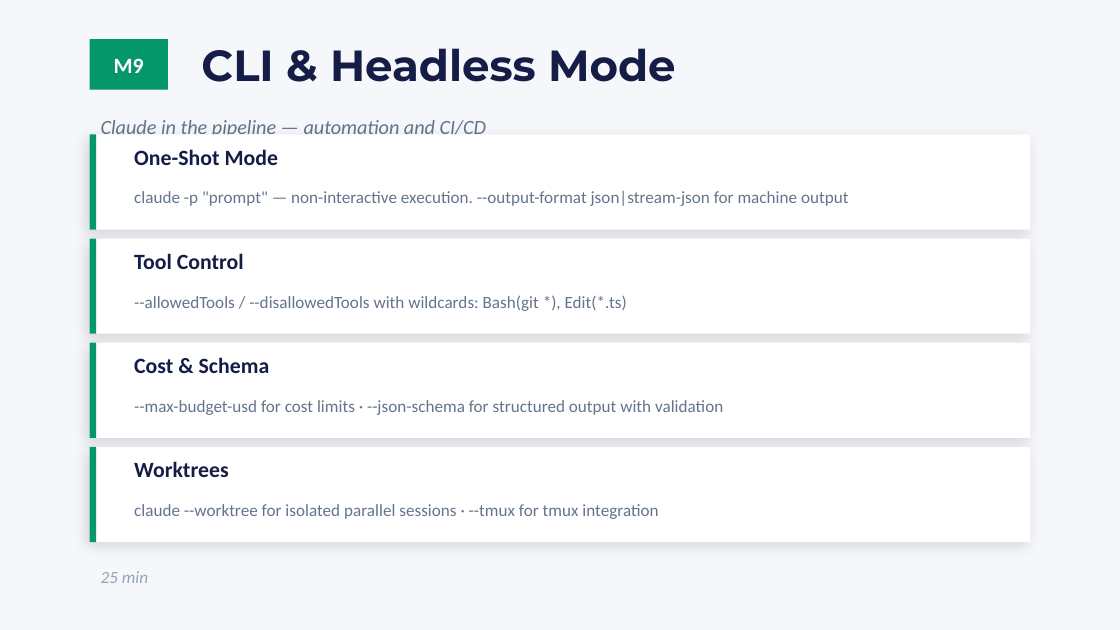
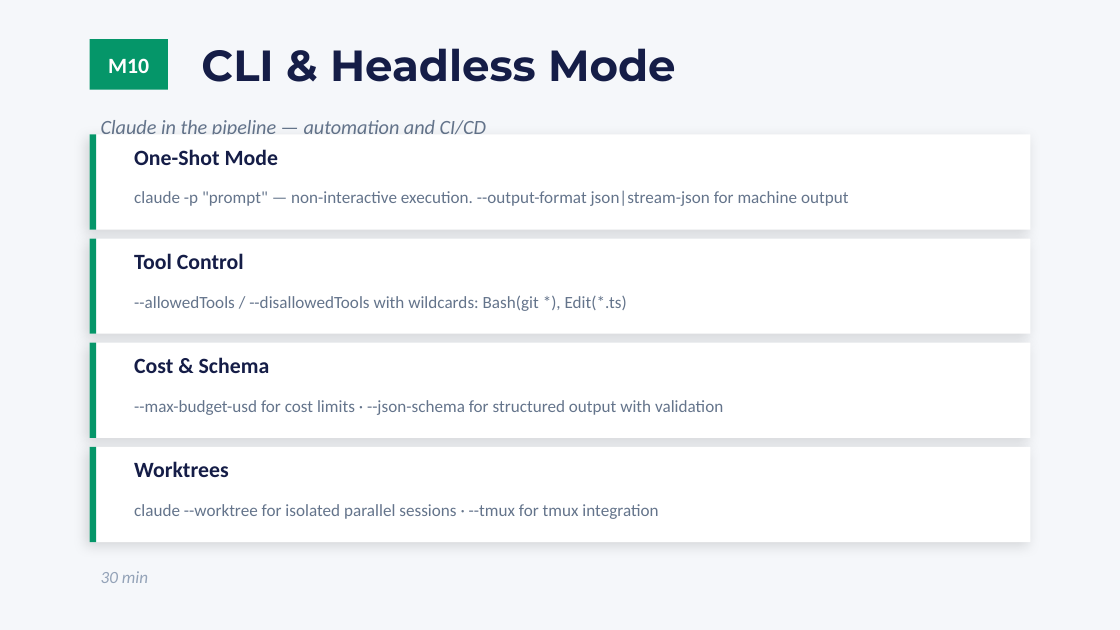
Before and after one commit to clusterreplyDE/claude_workshop, a slide deck: slide 34 of slides/workshop.pptx (slide 33 before the commit). Drawn at 1120x630 pixels with LibreOffice and Linux fonts; fonts in the diff are those of the drawing. Boxes give left, top, right and bottom in pixels: in the first picture for what was removed or moved away, otherwise in the second. Text is boxed around its words. In the diff, an @@ line names an element or a change of style, - is before the commit and + after.

```diff
--- a/slides/workshop.pptx
+++ b/slides/workshop.pptx
@@ text in rectangle at (108,58,149,73): text changed @@
-M9
+M10
@@ text at (101,571,148,583): text changed @@
-25 min
+30 min
```
Also in this commit, not shown: 31 other slides changed, 4 slides added, 3 slides removed, 27 other files.
